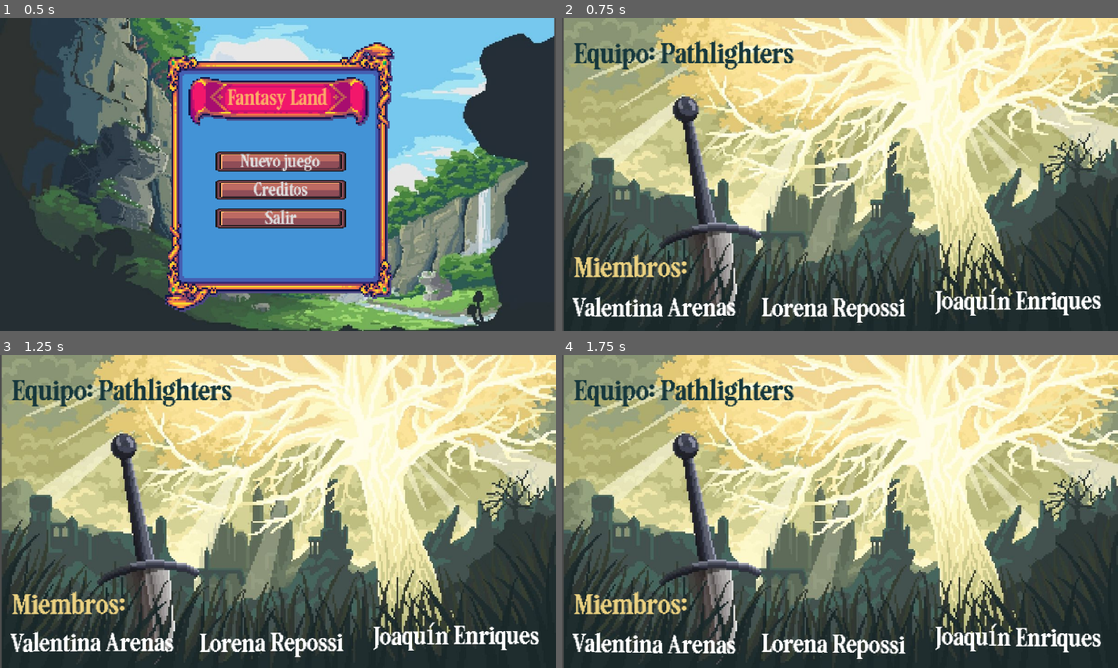
Above: before the commit, frames 1-4 (two rows, left to right).
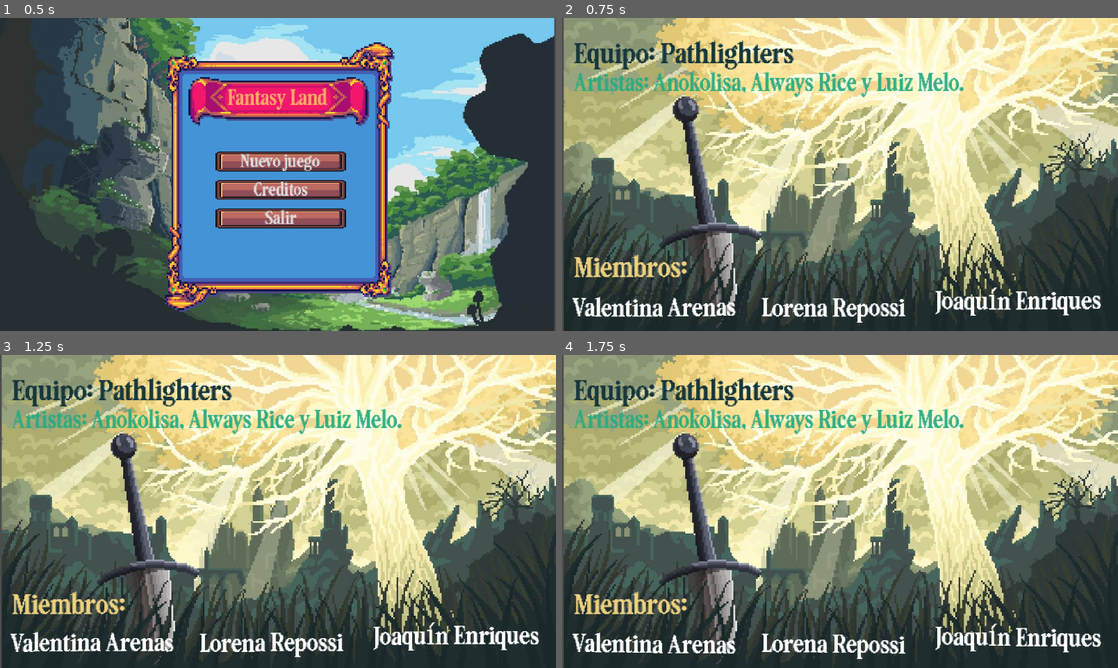
Above: after the commit, the same moments.

Repository: Nadzt/fantasy-land
Game: Godot game, scene res://scenes/Menu.tscn
Two runs of this game, one before a commit and one after it. Both use one fixed random seed, a clock stepped at 60 frames per second and the inputs below.
Inputs:
- Up to frame 1 (0.5 s): no input
- Up to frame 2 (0.75 s): click "Creditos" at 0.5 s
- Up to frame 3 (1.25 s): no input
- Up to frame 4 (1.75 s): tap Enter (ui_accept) at 1.25 s; tap A (cambiar_arma_der) at 1.35 s; tap Space (saltar) at 1.52 s

Frame 1 is identical in both runs. In frame 2, 2.0% of the frame differs, in the area x 2-73%, y 17-26%; in frame 3, 2.0%; in frame 4, 2.0%.

Commit message:
Créditos para los artistas

Diff:
--- a/scenes/creditos.tscn
+++ b/scenes/creditos.tscn
@@ -61,6 +61,17 @@
 text = "Miembros:
 "
 
+[node name="Artistas" type="Label" parent="." unique_id=1452697221]
+offset_left = 7.0
+offset_top = 29.0
+offset_right = 277.0
+offset_bottom = 72.0
+theme_override_colors/font_color = Color(0.15911332, 0.6714595, 0.50278133, 0.94509804)
+theme_override_fonts/font = ExtResource("2_6yhot")
+theme_override_font_sizes/font_size = 15
+text = "Artistas: Anokolisa, Always Rice y Luiz Melo.
+"
+
 [node name="Volver" type="TextureButton" parent="." unique_id=1865850528]
 offset_right = 320.0
 offset_bottom = 181.0
